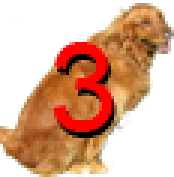
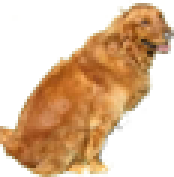
Comparing the layer stacks of the two 174 × 177 images. Changes:
hid "Label" over (51, 42, 114, 132)
hid "Label Shadow" over (54, 48, 117, 138)
